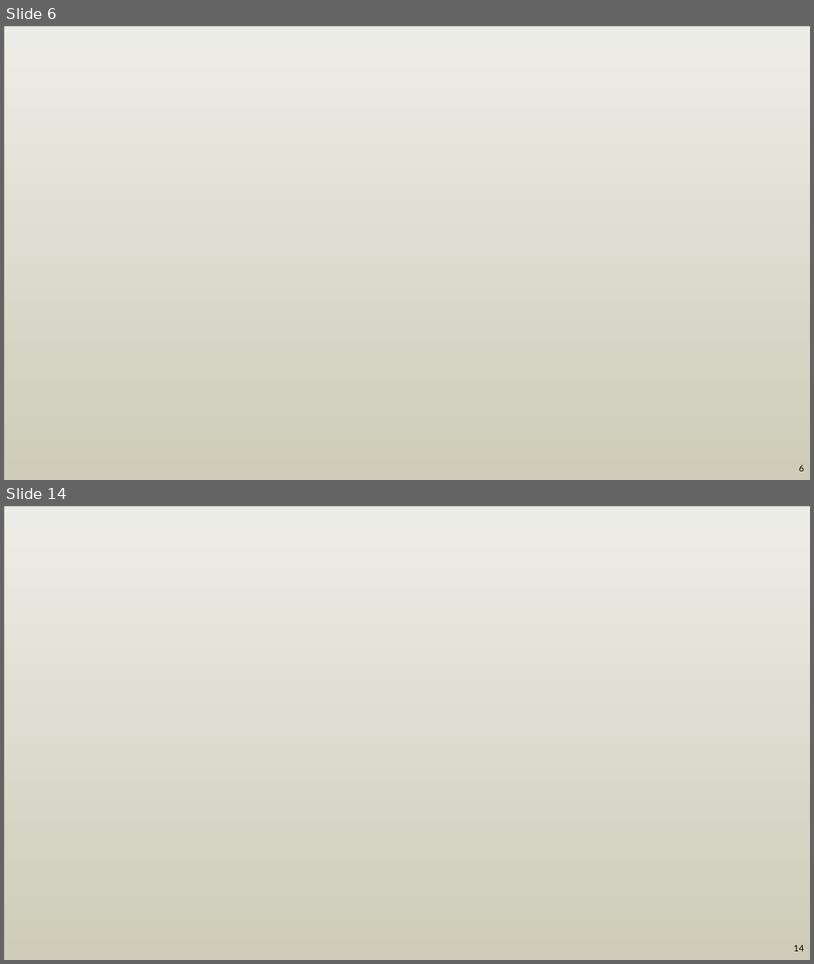
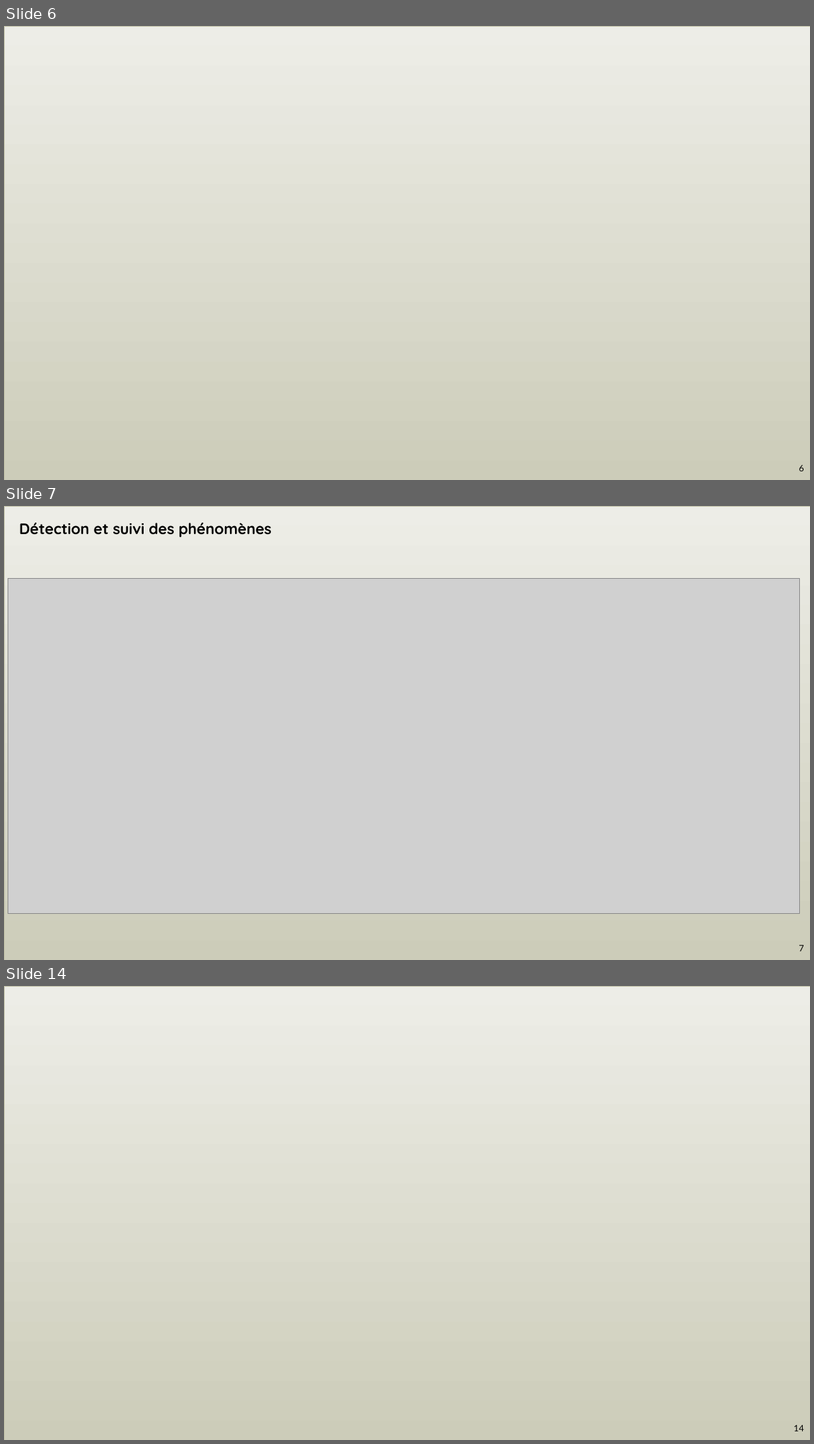
Before and after one commit to kuh-lip-soh/GL-S3, a slide deck: IS/Rapport 4. Conception détaillé.pptx. Shown one above the other, each under a label of ours: slides 6 and 14 before the commit, slides 6, 7 and 14 after it; the slides between them are not shown. The pictures are 814x964 and 814x1444 pixels, drawn with LibreOffice and Linux fonts; fonts in the diff are those of the drawing; grey boxes stand for pictures; background and template pictures are left out. Boxes give left, top, right and bottom in pixels: in the first picture for what was removed or moved away, otherwise in the second. Text is boxed around its words. In the diff, an @@ line names an element or a change of style, - is before the commit and + after.

```diff
--- a/IS/Rapport 4. Conception détaillé.pptx
+++ b/IS/Rapport 4. Conception détaillé.pptx
@@ slide 7 added at box(4, 506, 810, 960), background picture (left out); not listed: 1 template element that a slide beside it also shows @@
@@ rectangle added at box(4, 506, 810, 960), fill gradient #EEEEE8 to #CCCCBA, outline #BFBFA5 0.75 pt @@
@@ text added at box(19, 523, 272, 537), 18 pt, text #000000, bold @@
+Détection et suivi des phénomènes
@@ picture added at box(8, 578, 800, 913) @@
@@ page number added at box(800, 944, 805, 951), 10.5 pt, text #000000 @@
+7
```
Also in this commit, not shown: 8 other slides added, 9 slides removed, 2 other files.
